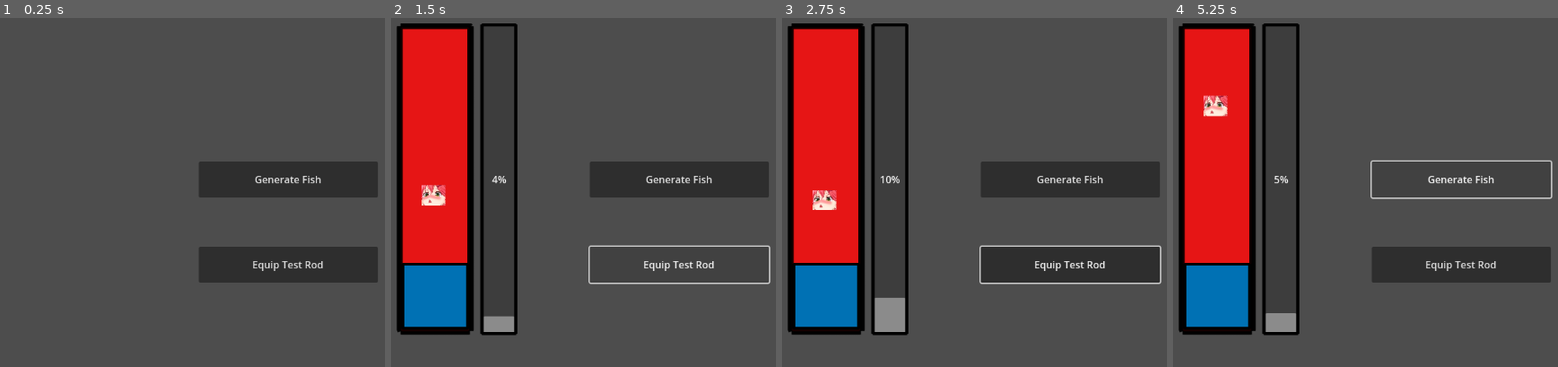
Above: before the commit, frames 1-4 (left to right).
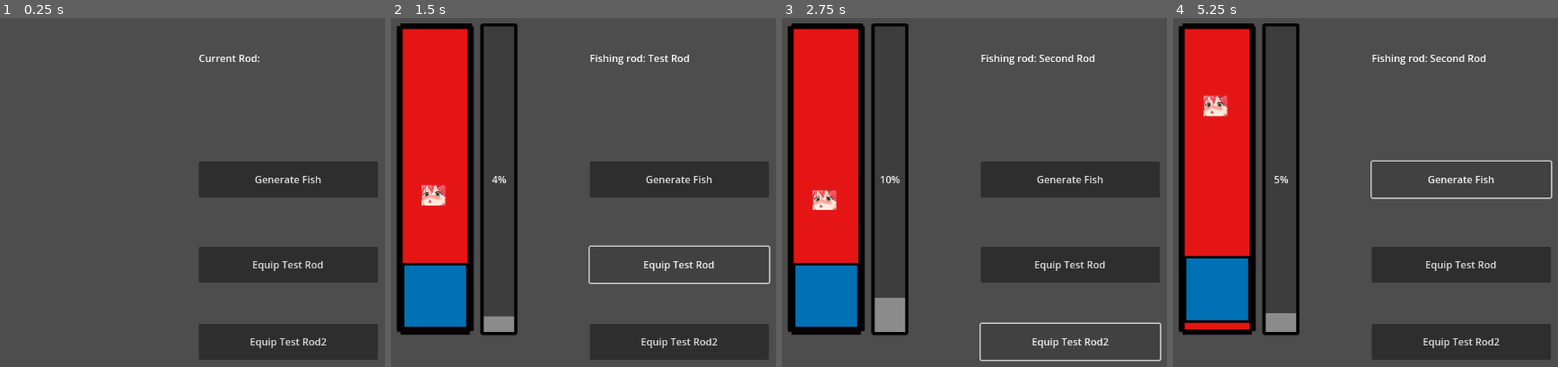
Above: after the commit, the same moments.

Repository: AnOverlyComplexUsername/UntitledFishGame
Game: Godot game, scene res://TestScene.tscn
Two runs of this game, one before a commit and one after it. Both use one fixed random seed, a clock stepped at 60 frames per second and the inputs below. The engine's default icon, where the game draws it, is replaced by a stand-in: a white triangle on a blue panel in a dark square.
Inputs (mouse positions are in pixels of both pictures, inside the frame that each line leads up to):
- Up to frame 1 (0.25 s): no input
- Up to frame 2 (1.5 s): click "Generate Fish" at 0.5 s; click "Equip Test Rod" at 1.25 s
- Up to frame 3 (2.75 s): click (1070, 342) at 2 s, where only the run after the commit has a clickable "Equip Test Rod2"
- Up to frame 4 (5.25 s): click "Generate Fish" at 2.75 s; click "Equip Test Rod" at 3.5 s; click (1461, 342) at 4.25 s, where only the run after the commit has a clickable "Equip Test Rod2"; click "Generate Fish" at 5 s

The runs differ from the first frame. In frame 1, 4.8% of the frame differs, in the area x 51-99%, y 10-98%; in frame 2, 5.0%; in frame 3, 1.7%; in frame 4, 5.9%, in the area x 2-99%, y 10-98%.

Commit message:
test fishing rod equips added

Diff:
--- /dev/null
+++ b/FishingRods/secondRod.tres
@@ -0,0 +1,12 @@
+[gd_resource type="Resource" script_class="fishingRod" load_steps=2 format=3 uid="uid://wr7u0qdruj2y"]
+
+[ext_resource type="Script" path="res://FishingRodClass.gd" id="1_3ygsy"]
+
+[resource]
+script = ExtResource("1_3ygsy")
+name = "Second Rod"
+desc = ""
+price = 0
+hookStrength = 0.0
+hookSpeed = 300.0
+hookVerticalSpeed = 0
--- a/FishingRods/testRod.tres
+++ b/FishingRods/testRod.tres
@@ -4,9 +4,9 @@
 
 [resource]
 script = ExtResource("1_37qxd")
-name = ""
+name = "Test Rod"
 desc = ""
 price = 1
 hookStrength = 1.0
-hookSpeed = 1.0
+hookSpeed = 200.0
 hookVerticalSpeed = 1
--- a/Scripts/Hook.gd
+++ b/Scripts/Hook.gd
@@ -3,13 +3,11 @@
 signal catching(speed);
 
 @export var speed : int = 100; #speed of the hook rising when holding/clicking m1
-@export var gravity: float = 400; #how fast the hook falls when not held
+@export var gravity: float = 500; #how fast the hook falls when not held
 @export var fallSpeed: float = 2
-
 
 var acceleration : float = 2; #how fast the hook accelerates when button is being held
 var catchingSpeed : float = 0.25 #how fast the fishing progress bar fills (will change baseed on fishing rod equiped)
-
 
 func _physics_process(delta):
 	if Input.is_mouse_button_pressed(MOUSE_BUTTON_LEFT):
@@ -20,7 +18,16 @@
 		velocity.y += delta * gravity
 	move_and_slide()
 
+func _on_area_2d_caught():
+	catching.emit(catchingSpeed)
 
 
-func _on_area_2d_caught():
-	catching.emit(catchingSpeed)
+
+func _on_button_2_new_rod(newSpeed):
+	speed = newSpeed
+	pass # Replace with function body.
+
+
+func _on_button_3_new_rod(newSpeed):
+	speed = newSpeed
+	pass # Replace with function body.
--- a/Scripts/equipFishingRod.gd
+++ b/Scripts/equipFishingRod.gd
@@ -1,11 +1,10 @@
 extends Node
 
+@export var textLabel : Label
+@export var fishingRodAttached : fishingRod
 
-# Called when the node enters the scene tree for the first time.
-func _ready():
+signal newRod(newSpeed)
+func _on_pressed():
+	textLabel.text = "Fishing rod: " + fishingRodAttached.name
+	newRod.emit(fishingRodAttached.hookSpeed)
 	pass # Replace with function body.
-
-
-# Called every frame. 'delta' is the elapsed time since the previous frame.
-func _process(delta):
-	pass
--- a/TestScene.tscn
+++ b/TestScene.tscn
@@ -15,6 +15,8 @@
 [ext_resource type="Texture2D" uid="uid://dnpd4t20e6ykk" path="res://Assests/icon.svg" id="11_vlaql"]
 [ext_resource type="Resource" uid="uid://b38s77kijwe3o" path="res://Fishes/testFish.tres" id="12_uow0a"]
 [ext_resource type="Script" path="res://Scripts/equipFishingRod.gd" id="15_rkjpp"]
+[ext_resource type="Resource" uid="uid://ce4g1t1lo4xra" path="res://FishingRods/testRod.tres" id="16_6csry"]
+[ext_resource type="Resource" uid="uid://wr7u0qdruj2y" path="res://FishingRods/secondRod.tres" id="17_qr10h"]
 
 [sub_resource type="RectangleShape2D" id="RectangleShape2D_tg3cx"]
 size = Vector2(220, 19)
@@ -164,7 +166,7 @@
 }
 script = ExtResource("11_b1gvf")
 
-[node name="Button2" type="Button" parent="CanvasLayer"]
+[node name="Button2" type="Button" parent="CanvasLayer" node_paths=PackedStringArray("textLabel")]
 anchors_preset = 15
 anchor_right = 1.0
 anchor_bottom = 1.0
@@ -176,6 +178,35 @@
 grow_vertical = 2
 text = "Equip Test Rod"
 script = ExtResource("15_rkjpp")
+textLabel = NodePath("../Label")
+fishingRodAttached = ExtResource("16_6csry")
+
+[node name="Button3" type="Button" parent="CanvasLayer" node_paths=PackedStringArray("textLabel")]
+anchors_preset = 15
+anchor_right = 1.0
+anchor_bottom = 1.0
+offset_left = 736.0
+offset_top = 541.0
+offset_right = -128.0
+offset_bottom = -49.0
+grow_horizontal = 2
+grow_vertical = 2
+text = "Equip Test Rod2"
+script = ExtResource("15_rkjpp")
+textLabel = NodePath("../Label")
+fishingRodAttached = ExtResource("17_qr10h")
+
+[node name="Label" type="Label" parent="CanvasLayer"]
+anchors_preset = 15
+anchor_right = 1.0
+anchor_bottom = 1.0
+offset_left = 736.0
+offset_top = 102.0
+offset_right = -128.0
+offset_bottom = -434.0
+grow_horizontal = 2
+grow_vertical = 2
+text = "Current Rod: "
 
 [connection signal="caught" from="CanvasLayer/FishingMinigame/ProgressBar" to="CanvasLayer/FishingMinigame" method="_on_progress_bar_caught"]
 [connection signal="caught" from="CanvasLayer/FishingMinigame/ProgressBar" to="CanvasLayer/FishingMinigame/ProgressBar" method="_on_caught"]
@@ -186,4 +217,7 @@
 [connection signal="fishData" from="CanvasLayer/Button" to="." method="_on_button_fish_data"]
 [connection signal="fishData" from="CanvasLayer/Button" to="CanvasLayer/FishingMinigame/Miko2" method="_on_button_fish_data"]
 [connection signal="pressed" from="CanvasLayer/Button" to="CanvasLayer/Button" method="_on_pressed"]
+[connection signal="newRod" from="CanvasLayer/Button2" to="CanvasLayer/FishingMinigame/Hook" method="_on_button_2_new_rod"]
 [connection signal="pressed" from="CanvasLayer/Button2" to="CanvasLayer/Button2" method="_on_pressed"]
+[connection signal="newRod" from="CanvasLayer/Button3" to="CanvasLayer/FishingMinigame/Hook" method="_on_button_3_new_rod"]
+[connection signal="pressed" from="CanvasLayer/Button3" to="CanvasLayer/Button3" method="_on_pressed"]
Not shown: 1 places in TestScene.tscn that only renumber resources
